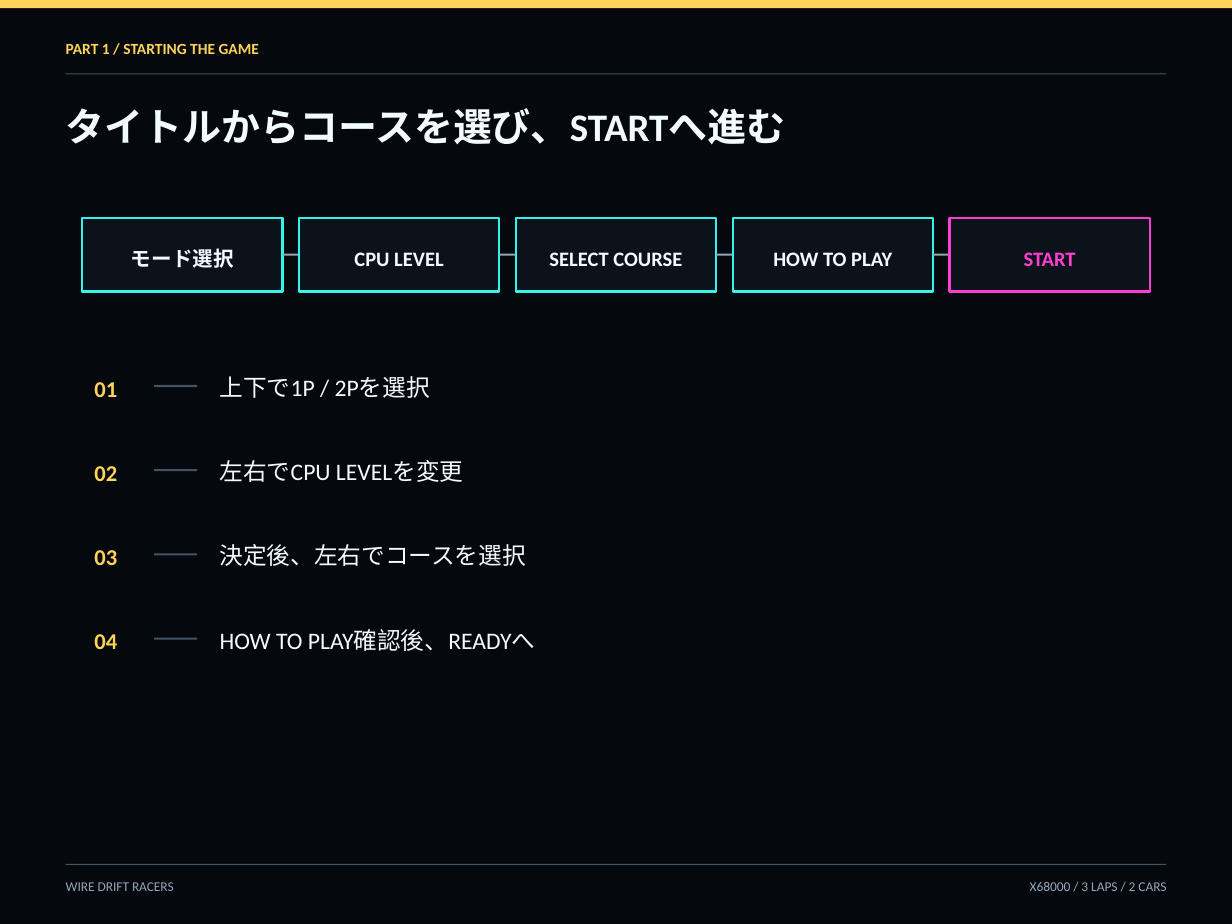
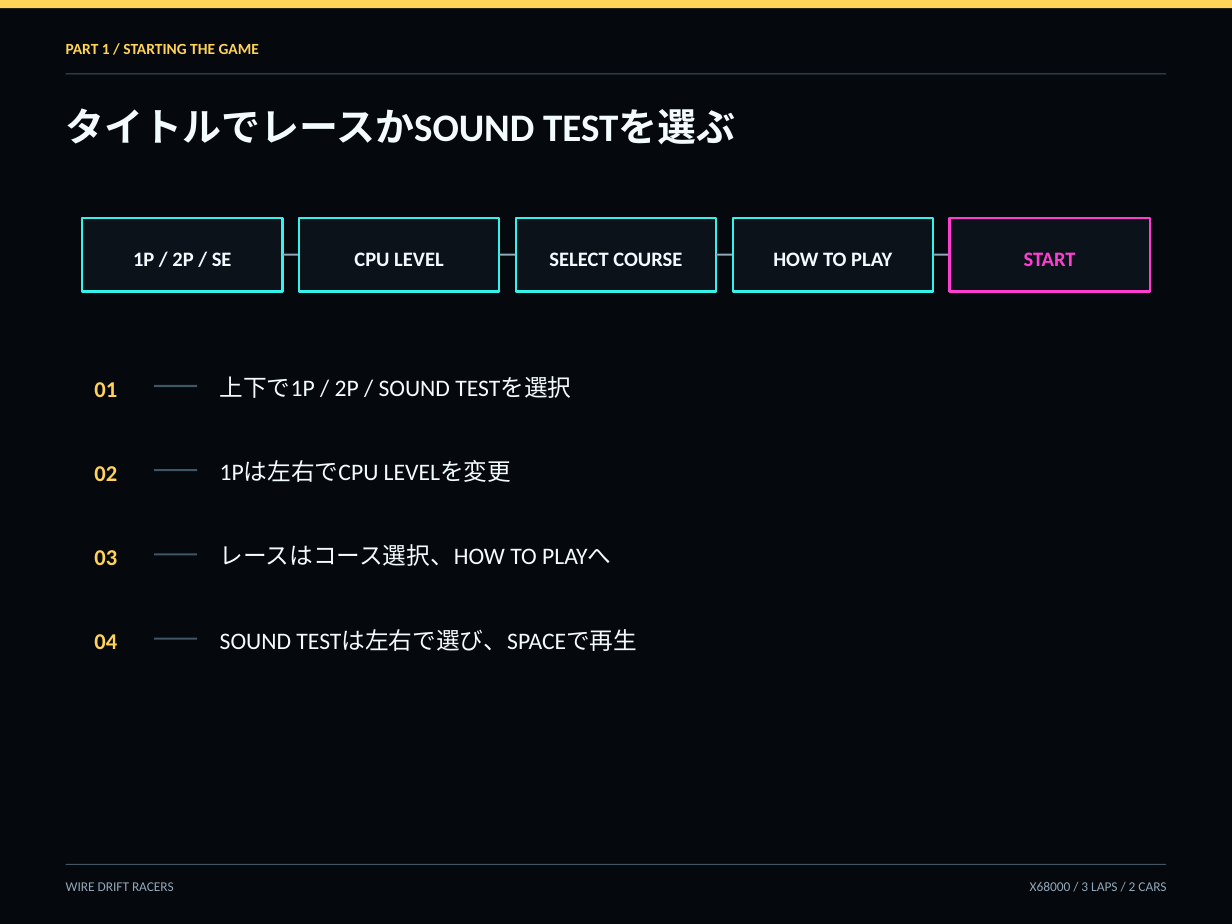
Before and after one commit to renatus-novus-x/wdrfrace, a slide deck: slide 4 of doc/manual-ja.pptx. Drawn at 1232x924 pixels with LibreOffice and Linux fonts; fonts in the diff are those of the drawing. Boxes give left, top, right and bottom in pixels: in the first picture for what was removed or moved away, otherwise in the second. Text is boxed around its words. In the diff, an @@ line names an element or a change of style, - is before the commit and + after.

```diff
--- a/doc/manual-ja.pptx
+++ b/doc/manual-ja.pptx
@@ text at (x1=66, y1=108, x2=735, y2=144): text changed @@
-タイトルからコースを選び、STARTへ進む
+タイトルでレースかSOUND TESTを選ぶ
@@ text at (x1=133, y1=252, x2=232, y2=266): text changed @@
-モード選択
+1P / 2P / SE
@@ text at (x1=220, y1=376, x2=571, y2=398): text changed @@
-上下で1P / 2Pを選択
+上下で1P / 2P / SOUND TESTを選択
@@ text at (x1=220, y1=460, x2=511, y2=482): text changed @@
-左右でCPU LEVELを変更
+1Pは左右でCPU LEVELを変更
@@ text at (x1=220, y1=544, x2=611, y2=566): text changed @@
-決定後、左右でコースを選択
+レースはコース選択、HOW TO PLAYへ
@@ text at (x1=220, y1=629, x2=637, y2=651): text changed @@
-HOW TO PLAY確認後、READYへ
+SOUND TESTは左右で選び、SPACEで再生
```
Also in this commit, not shown: 1 other slide changed, 16 other files.
